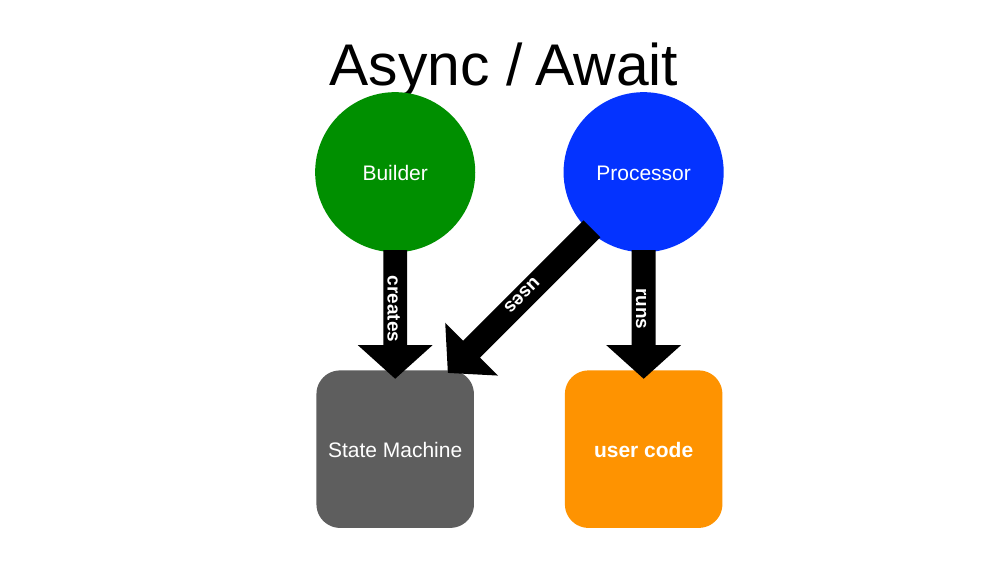
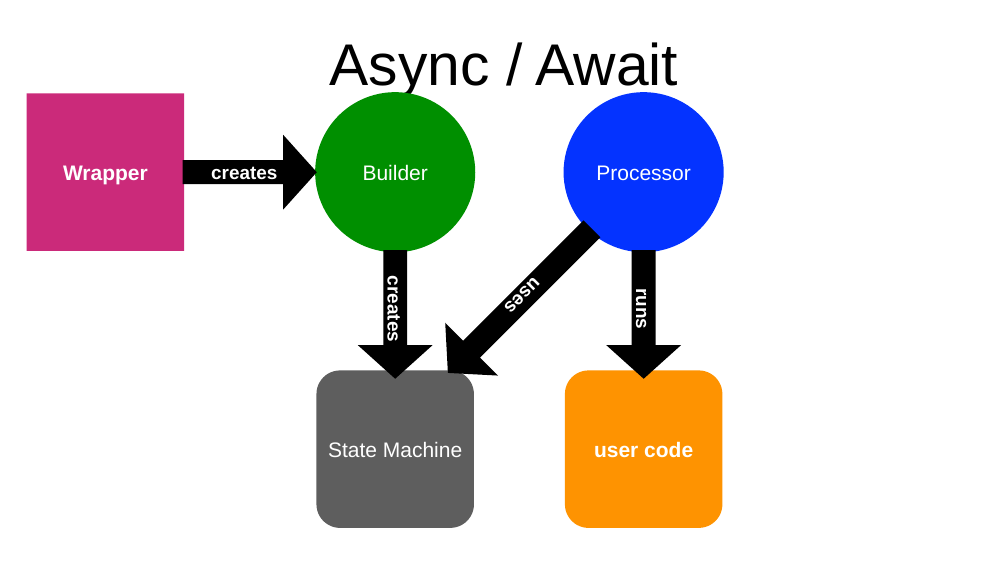
Before and after one commit to MikeMKH/talk-my-compiler-did-what, a slide deck: slide 61 of My Compiler Did What.pptx (slide 60 before the commit). Drawn at 1008x567 pixels with LibreOffice and Linux fonts; fonts in the diff are those of the drawing. Boxes give left, top, right and bottom in pixels: in the first picture for what was removed or moved away, otherwise in the second. Text is boxed around its words. In the diff, an @@ line names an element or a change of style, - is before the commit and + after.

```diff
--- a/My Compiler Did What.pptx
+++ b/My Compiler Did What.pptx
@@ rectangle added at [26,93,184,251], fill #CB2A7A, 40 pt, text #FFFFFF, bold @@
+Wrapper
@@ right arrow added at [183,135,317,210], fill #000000, 36 pt, text #FFFFFF, bold @@
+creates
```
Also in this commit, not shown: 22 other slides changed, 1 slide added, 2 other files.
